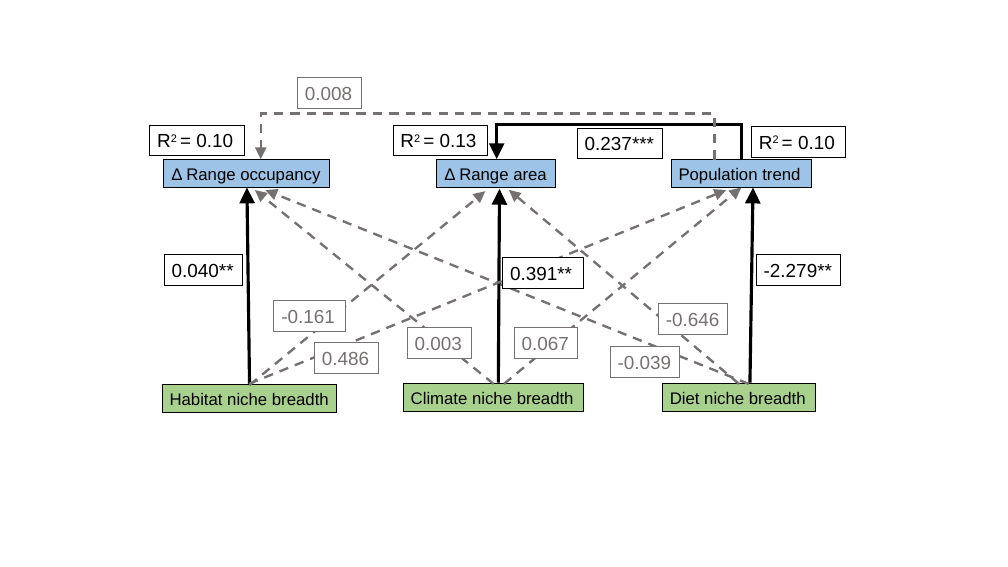
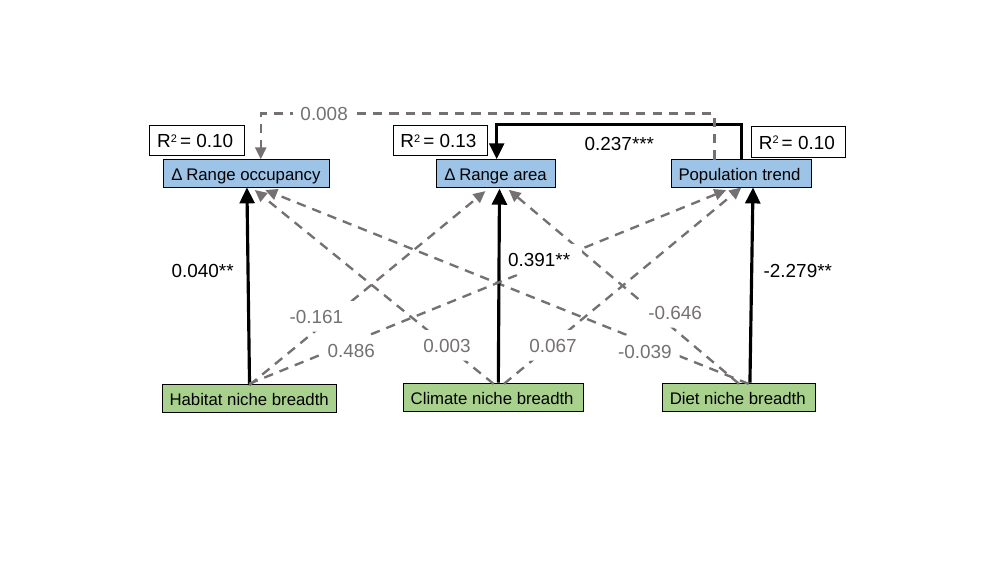
Before and after one commit to zahraddeen1/avian-range-shifts, a slide deck: slide 1 of figures/sem_venn_figures.pptx. Drawn at 1008x567 pixels with LibreOffice and Linux fonts; fonts in the diff are those of the drawing. Boxes give left, top, right and bottom in pixels: in the first picture for what was removed or moved away, otherwise in the second. Text is boxed around its words. In the diff, an @@ line names an element or a change of style, - is before the commit and + after.

```diff
--- a/figures/sem_venn_figures.pptx
+++ b/figures/sem_venn_figures.pptx
@@ outline #767171 0.75 pt to none in 7 elements at (x1=290, y1=310, x2=344, y2=323), (x1=529, y1=339, x2=576, y2=352), (x1=423, y1=339, x2=470, y2=352), (x1=328, y1=344, x2=375, y2=357), (x1=618, y1=345, x2=672, y2=358), (x1=648, y1=306, x2=702, y2=319), (x1=300, y1=107, x2=347, y2=120) @@
@@ text "0.008" moved from (x1=298, y1=78, x2=361, y2=108) to (x1=300, y1=107, x2=347, y2=120) @@
@@ text "0.040**" moved from (x1=164, y1=255, x2=243, y2=285) to (x1=172, y1=263, x2=234, y2=278) @@
@@ outline #000000 0.75 pt to none in 4 elements at (x1=578, y1=129, x2=663, y2=159), (x1=172, y1=263, x2=234, y2=278), (x1=764, y1=263, x2=832, y2=277), (x1=508, y1=252, x2=570, y2=266) @@
@@ text "0.391**" moved from (x1=503, y1=258, x2=584, y2=288) to (x1=508, y1=252, x2=570, y2=266) @@
@@ text "-2.279**" moved from (x1=756, y1=255, x2=841, y2=285) to (x1=764, y1=263, x2=832, y2=277) @@
@@ text "-0.646" moved from (x1=659, y1=304, x2=727, y2=334) to (x1=648, y1=306, x2=702, y2=319) @@
@@ text "-0.161" moved from (x1=274, y1=301, x2=346, y2=331) to (x1=290, y1=310, x2=344, y2=323) @@
@@ text "0.486" moved from (x1=315, y1=343, x2=378, y2=374) to (x1=328, y1=344, x2=375, y2=357) @@
@@ text "0.003" moved from (x1=408, y1=327, x2=471, y2=358) to (x1=423, y1=339, x2=470, y2=352) @@
@@ text "0.067" moved from (x1=514, y1=328, x2=578, y2=358) to (x1=529, y1=339, x2=576, y2=352) @@
@@ text "-0.039" moved from (x1=610, y1=347, x2=679, y2=377) to (x1=618, y1=345, x2=672, y2=358) @@
```
Also in this commit, not shown: 3 other slides changed, 1 slide added, 1 slide removed, 6 other files.
